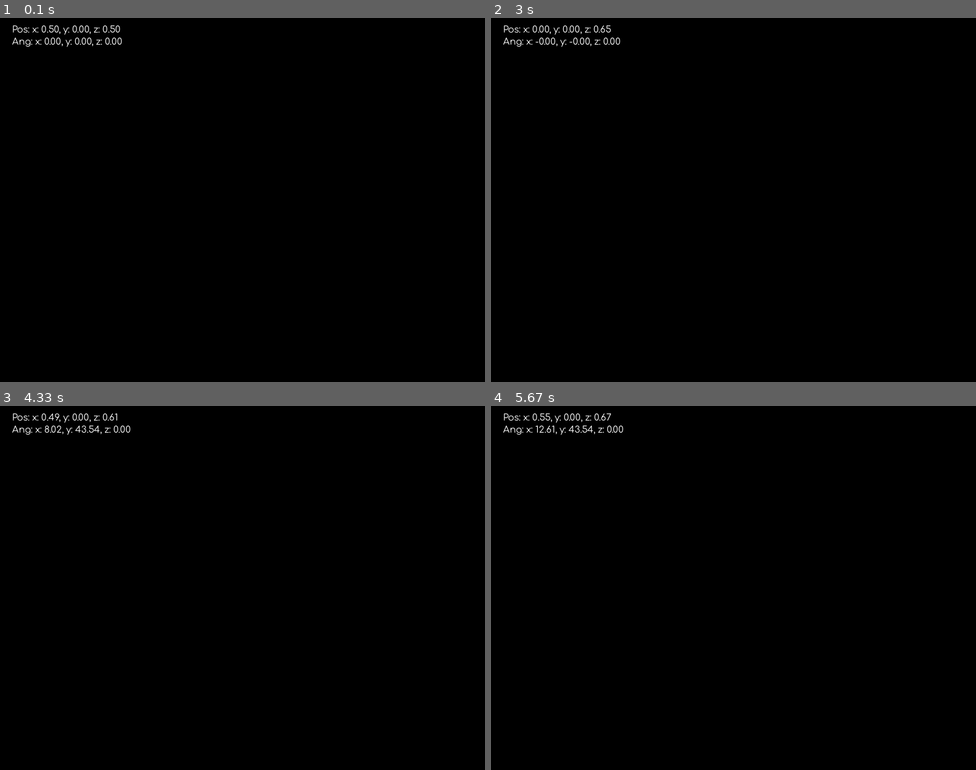
Above: before the commit, frames 1-4 (two rows, left to right).
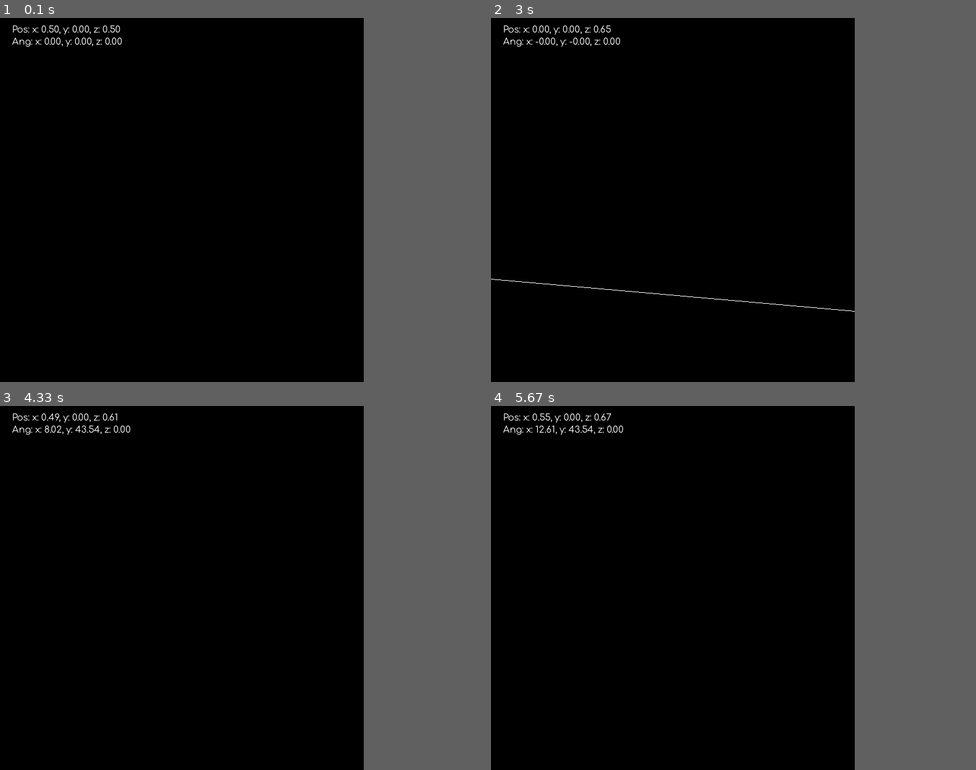
Above: after the commit, the same moments.

Repository: TreeWonTwoToFor/personal_projects
Game: pygame game, started from Python/Needs_Work/TreeOS/World/world_package/v3.py
Same seed, same stepped clock (60 frames per second), same inputs: the game is played once before the commit and once after it.
Inputs:
- Up to frame 1 (0.1 s): no input
- Up to frame 2 (3 s): hold Right 0.33-0.8 s; hold Up 0.83-1.13 s; hold W 0.83-1.13 s; hold Right 1.17-1.63 s; hold D 1.17-1.63 s; hold Left 1.67-2.2 s; hold A 1.67-2.2 s; hold Down 2.23-2.53 s; hold S 2.23-2.53 s; hold Left 2.57-2.97 s; hold A 2.57-2.97 s
- Up to frame 3 (4.33 s): hold Up 3-3.37 s; hold W 3-3.37 s; hold Right 3.4-4.03 s; hold D 3.4-4.03 s; hold Down from 4.07 s (still down); hold S from 4.07 s (still down)
- Up to frame 4 (5.67 s): release Down at 4.43 s; release S at 4.43 s; hold Left 4.47-4.93 s; hold A 4.47-4.93 s; hold Right 4.97-5.43 s; hold D 4.97-5.43 s; hold Up from 5.47 s (still down); hold W from 5.47 s (still down)
The window is 800x600 before the commit and 600x600 after it. Grey fills any space a smaller window leaves; there, only what the larger window draws over its background counts as a difference.

The runs differ from the first frame. In frame 1, only the window size differs. In frame 2, 0.1% of the frame differs, in the area x 0-75%, y 71-81%; in frame 3, only the window size differs; in frame 4, only the window size differs.

Commit message:
added some extra fun functions to the v3 TreeOS

Diff:
--- a/Python/Needs_Work/TreeOS/World/world_package/v3.py
+++ b/Python/Needs_Work/TreeOS/World/world_package/v3.py
@@ -3,7 +3,7 @@
 
 debug = True
 FPS = 60
-resolution = (800, 600)
+resolution = (600, 600)
 
 pygame.font.init()
 font = pygame.font.Font("Comfortaa.ttf", 15)
@@ -105,26 +105,78 @@
     # this is imply to help make it easier to quickly draw a point
     pygame.draw.circle(screen, color, coords, 2)
 
-def draw_from_lines(camera, line_list):
+def draw_from_lines(camera, line_list, offset=(0,0,0)):
     # line_list is just a list of pairs of 3d points
     for line in line_list:
-        point_a = perspective_projection(line[0], camera.point, camera.angle)
-        point_b = perspective_projection(line[1], camera.point, camera.angle)
+        point_a = perspective_projection((line[0][0]+offset[0],line[0][1]+offset[1],line[0][2]+offset[2]), camera.point, camera.angle)
+        point_b = perspective_projection((line[1][0]+offset[0],line[1][1]+offset[1],line[1][2]+offset[2]), camera.point, camera.angle)
         pygame.draw.line(screen, (255, 255, 255), point_a, point_b)
 
-cube_model = [
+def draw_polygons(camera, p_list, offset=(0,0,0)):
+    p_counter = 0
+    while p_counter < len(p_list)-2:
+        first = (p_list[p_counter][0]+offset[0], p_list[p_counter][1]+offset[1], p_list[p_counter][2]+offset[2])
+        second = (p_list[p_counter+1][0]+offset[0], p_list[p_counter+1][1]+offset[1], p_list[p_counter+1][2]+offset[2])
+        third = (p_list[p_counter+2][0]+offset[0], p_list[p_counter+2][1]+offset[1], p_list[p_counter+2][2]+offset[2])
+        point_a = perspective_projection(first, camera.point, camera.angle)
+        point_b = perspective_projection(second, camera.point, camera.angle)
+        point_c = perspective_projection(third, camera.point, camera.angle)
+        pygame.draw.line(screen, (255, 255, 255), point_a, point_b)
+        pygame.draw.line(screen, (255, 255, 255), point_b, point_c)
+        pygame.draw.line(screen, (255, 255, 255), point_c, point_a)
+        p_counter += 1
+
+def draw_circle(camera):
+    angle_change = 10
+    angle_conversion = math.pi/(180//angle_change)
+    for i in range((360//angle_change)):
+        point_a = perspective_projection((math.cos(i*angle_conversion), 1, math.sin((i)*angle_conversion)), camera.point, camera.angle)
+        point_b = perspective_projection((math.cos((i+1)*angle_conversion), 1, math.sin((i+1)*angle_conversion)), camera.point, camera.angle)
+        pygame.draw.line(screen, (255,255,255), point_a, point_b)
+
+def draw_sphere(camera):
+    angle_change = 10
+    angle_conversion = math.pi/(180//angle_change)
+    for i in range((360//angle_change)):
+        point_a = perspective_projection((math.cos(i*angle_conversion), 1, math.sin((i)*angle_conversion)), camera.point, camera.angle)
+        point_b = perspective_projection((math.cos((i+1)*angle_conversion), 1, math.sin((i+1)*angle_conversion)), camera.point, camera.angle)
+        pygame.draw.line(screen, (255,255,255), point_a, point_b)
+    for i in range((360//angle_change)):
+        point_a = perspective_projection((0, math.cos(i*angle_conversion)+1, math.sin((i)*angle_conversion)), camera.point, camera.angle)
+        point_b = perspective_projection((0, math.cos((i+1)*angle_conversion)+1, math.sin((i+1)*angle_conversion)), camera.point, camera.angle)
+        pygame.draw.line(screen, (255,255,255), point_a, point_b)
+    for i in range((360//angle_change)):
+        point_a = perspective_projection((math.cos(i*angle_conversion), math.sin((i)*angle_conversion)+1, 0), camera.point, camera.angle)
+        point_b = perspective_projection((math.cos((i+1)*angle_conversion), math.sin((i+1)*angle_conversion)+1, 0), camera.point, camera.angle)
+        pygame.draw.line(screen, (255,255,255), point_a, point_b)
+
+
+cube_lines = [
+    ((0,0,0), (1,0,0)),
+    ((1,0,0), (1,0,1)),
+    ((1,0,1), (0,0,1)),
+    ((0,0,1), (0,0,0)),
     ((0,1,0), (1,1,0)),
     ((1,1,0), (1,1,1)),
     ((1,1,1), (0,1,1)),
     ((0,1,1), (0,1,0)),
-    ((0,2,0), (1,2,0)),
-    ((1,2,0), (1,2,1)),
-    ((1,2,1), (0,2,1)),
-    ((0,2,1), (0,2,0)),
-    ((0,1,0), (0,2,0)),
-    ((1,1,0), (1,2,0)),
-    ((0,1,1), (0,2,1)),
-    ((1,1,1), (1,2,1))
+    ((0,0,0), (0,1,0)),
+    ((1,0,0), (1,1,0)),
+    ((0,0,1), (0,1,1)),
+    ((1,0,1), (1,1,1))
+]
+
+cube_points = [
+    (0,0,0),
+    (0,1,0),
+    (1,0,0),
+    (1,1,0),
+    (1,0,1),
+    (1,1,1),
+    (0,0,1),
+    (0,1,1),
+    (0,0,0),
+    (0,1,0)
 ]
 
 # general global camera
@@ -135,7 +187,9 @@
 running = True
 while running:
     screen.fill((0,0,0))
-    draw_from_lines(camera, cube_model)
+    #draw_polygons(camera, cube_points, (0, 1, 0))
+    #draw_from_lines(camera, sphere_lines, (0, 1, 0))
+    draw_sphere(camera)
     camera.fix_angles()
     if debug: camera.show_pos()
     for event in pygame.event.get():
